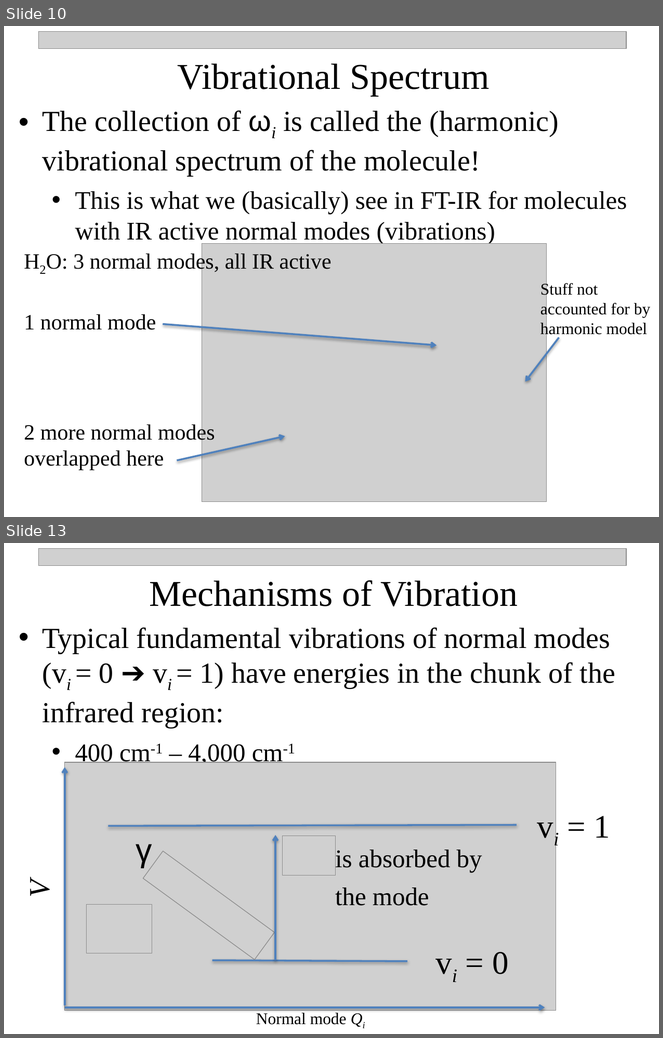
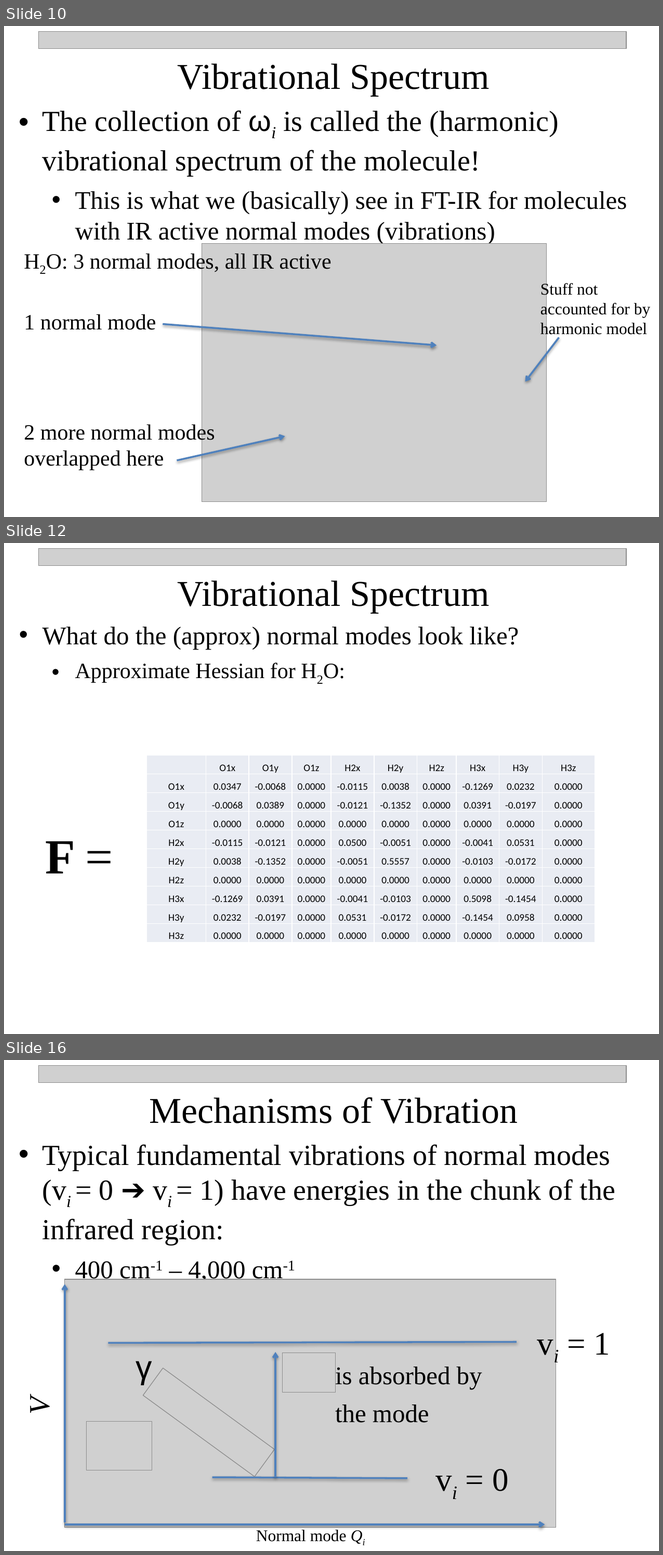
Before and after one commit to npetraco/CHE302, a slide deck: Notes/10_vib_spectroscopy.pptx. Shown one above the other, each under a label of ours: slides 10 and 13 before the commit, slides 10, 12 and 16 after it; the slides between them are not shown. The pictures are 663x1038 and 663x1555 pixels, drawn with LibreOffice and Linux fonts; fonts in the diff are those of the drawing; grey boxes stand for pictures. Boxes give left, top, right and bottom in pixels: in the first picture for what was removed or moved away, otherwise in the second. Text is boxed around its words. In the diff, an @@ line names an element or a change of style, - is before the commit and + after.

```diff
--- a/Notes/10_vib_spectroscopy.pptx
+++ b/Notes/10_vib_spectroscopy.pptx
@@ slide 12 added at box(4, 543, 659, 1034), background #FFFFFF @@
@@ picture added at box(39, 548, 626, 565) @@
@@ text added at box(178, 580, 489, 613), 40 pt, text #000000 @@
+Vibrational Spectrum
@@ text added at box(42, 627, 519, 683), 28 pt, text #000000 @@
+• What do the (approx) normal modes look like?
+  • Approximate Hessian for H2O:
@@ table added at box(147, 755, 596, 943), 10 rows, 10 columns @@
+ | O1x | O1y | O1z | H2x | H2y | H2z | H3x | H3y | H3z
+O1x | 0.0347 | -0.0068 | 0.0000 | -0.0115 | 0.0038 | 0.0000 | -0.1269 | 0.0232 | 0.0000
+O1y | -0.0068 | 0.0389 | 0.0000 | -0.0121 | -0.1352 | 0.0000 | 0.0391 | -0.0197 | 0.0000
+O1z | 0.0000 | 0.0000 | 0.0000 | 0.0000 | 0.0000 | 0.0000 | 0.0000 | 0.0000 | 0.0000
+H2x | -0.0115 | -0.0121 | 0.0000 | 0.0500 | -0.0051 | 0.0000 | -0.0041 | 0.0531 | 0.0000
+H2y | 0.0038 | -0.1352 | 0.0000 | -0.0051 | 0.5557 | 0.0000 | -0.0103 | -0.0172 | 0.0000
+H2z | 0.0000 | 0.0000 | 0.0000 | 0.0000 | 0.0000 | 0.0000 | 0.0000 | 0.0000 | 0.0000
+H3x | -0.1269 | 0.0391 | 0.0000 | -0.0041 | -0.0103 | 0.0000 | 0.5098 | -0.1454 | 0.0000
+H3y | 0.0232 | -0.0197 | 0.0000 | 0.0531 | -0.0172 | 0.0000 | -0.1454 | 0.0958 | 0.0000
+H3z | 0.0000 | 0.0000 | 0.0000 | 0.0000 | 0.0000 | 0.0000 | 0.0000 | 0.0000 | 0.0000
@@ text added at box(45, 841, 75, 874), 54 pt, text #000000, bold @@
+F =
@@ what was slide 13 is now slide 16 @@
```
Also in this commit, not shown: 2 slides changed, 2 other slides added.
